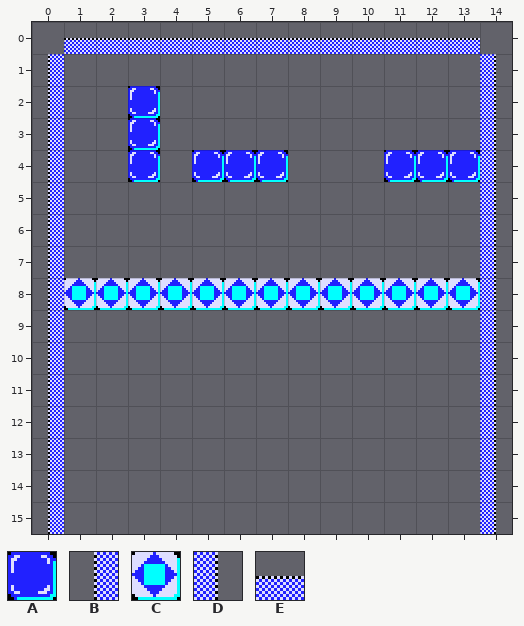
One commit to this Tiled map: resources/maps/mapa1.tmx. Above, as it was before the edit.
Cells are 16x16 px. Shown: x 0..14, y 0..15.
Key: from "patrones": A 1, B 2, C 3, D 4, E 5.
_ is an empty cell.
Layer "Capa de Patrones 1" before, first column x 0:
 0 _EEEEEEEEEEEEE_
 1 B_____________D
 2 B__A__________D
 3 B__A__________D
 4 B__A_AAA___AAAD
 5 B_____________D
 6 B_____________D
 7 B_____________D
 8 BCCCCCCCCCCCCCD
 9 B_____________D
10 B_____________D
11 B_____________D
12 B_____________D
13 B_____________D
14 B_____________D
15 B_____________D
The result:
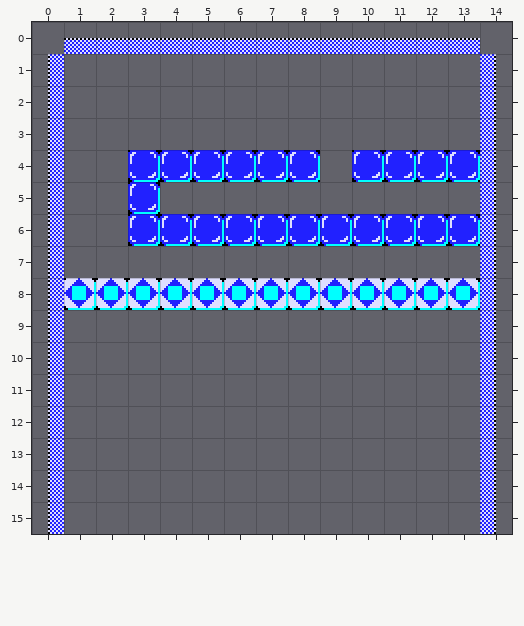
Difference:
Layer "Capa de Patrones 1":
There is now tile A in row 4 at x 4, 8 and 10; in row 5 at x 3; in row 6 at x 3 to 13.
Tile A is removed in rows 2 to 3 at x 3.
Where, in picture pixels (left, top, right, bottom), the same in both pictures:
changed: (128, 86, 480, 246)
